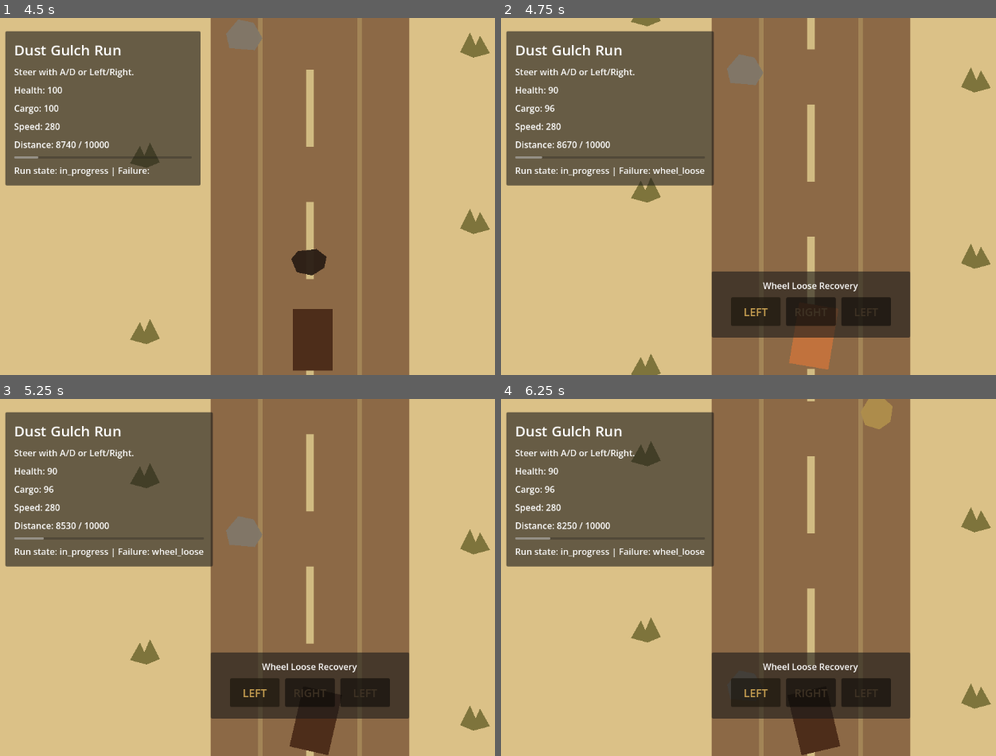
Above: before the commit, frames 1-4 (two rows, left to right).
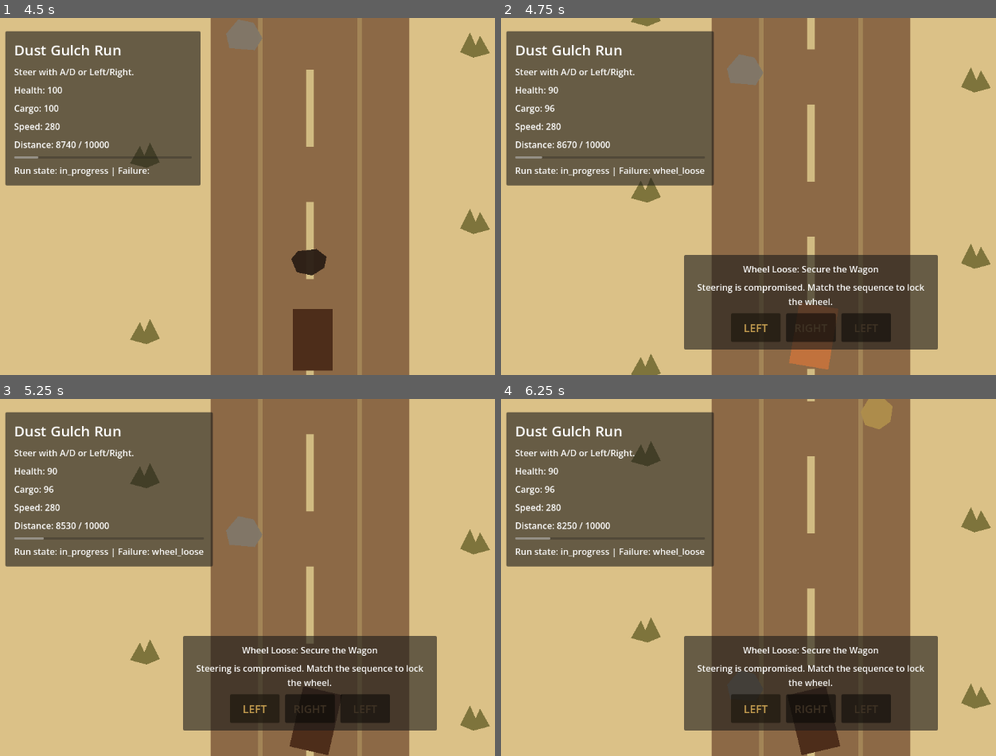
Above: after the commit, the same moments.

Repository: bbenefield89/The-Last-Delivery-to-Dust-Gulch
Game: Godot game, scene res://Scenes/AppRoot/AppRoot.tscn
The game is run twice, just before and just after one commit, with the same random seed, the same clock (stepped at 60 frames per second) and the same inputs.
Inputs (mouse positions are in pixels of both pictures, inside the frame that each line leads up to):
- Up to frame 1 (4.5 s): tap Enter at 0.5 s; move the mouse to (450, 178) at 0.52 s; hold D (steer_right) 0.53-1.25 s; hold Shift 0.53-1.25 s; click (450, 178) at 0.67 s; drag from (183, 214) to (277, 267) at 1.27 s; move the mouse to (371, 117) at 2.02 s; hold D (steer_right) 2.03-2.75 s; tap Ctrl at 2.1 s; drag from (277, 267) to (118, 142) at 2.77 s; move the mouse to (outside the picture) at 3.52 s; hold A (steer_left) 3.53-4.25 s; tap Delete at 3.6 s; drag from (118, 142) to (212, 107) at 4.27 s
- Up to frame 2 (4.75 s): no input
- Up to frame 3 (5.25 s): move the mouse to (341, 577) at 5.02 s; hold S from 5.03 s (still down); tap Enter at 5.1 s; click (341, 577) at 5.17 s
- Up to frame 4 (6.25 s): release S at 5.75 s; drag from (713, 488) to (684, 595) at 5.77 s

Frame 1 is identical in both runs. In frame 2, 9.0% of the frame differs, in the area x 36-89%, y 66-93%; in frame 3, 8.7%; in frame 4, 8.7%.

Commit message:
feat(ui): refine recovery prompt layout

Diff:
--- a/Scenes/RunScene/RunScene.tscn
+++ b/Scenes/RunScene/RunScene.tscn
@@ -116,10 +116,10 @@
 anchors_preset = 10
 anchor_left = 0.5
 anchor_right = 0.5
-offset_left = -180.0
-offset_top = 460.0
-offset_right = 180.0
-offset_bottom = 580.0
+offset_left = -230.0
+offset_top = 430.0
+offset_right = 230.0
+offset_bottom = 590.0
 grow_horizontal = 2
 
 [node name="RecoveryPanel" type="PanelContainer" parent="RecoveryLayer/RecoveryMargin"]
@@ -143,6 +143,13 @@
 horizontal_alignment = 1
 text = "Stabilize the Wagon"
 
+[node name="RecoveryHint" type="Label" parent="RecoveryLayer/RecoveryMargin/RecoveryPanel/RecoveryPadding/RecoveryVBox"]
+unique_name_in_owner = true
+layout_mode = 2
+horizontal_alignment = 1
+autowrap_mode = 2
+text = "Follow the prompts left to right."
+
 [node name="RecoverySteps" type="HBoxContainer" parent="RecoveryLayer/RecoveryMargin/RecoveryPanel/RecoveryPadding/RecoveryVBox"]
 unique_name_in_owner = true
 layout_mode = 2
--- a/Scenes/RunScene/run_scene.gd
+++ b/Scenes/RunScene/run_scene.gd
@@ -87,6 +87,7 @@
 @onready var _outcome_label: Label = %OutcomeLabel
 @onready var _recovery_panel: PanelContainer = %RecoveryPanel
 @onready var _recovery_title: Label = %RecoveryTitle
+@onready var _recovery_hint: Label = %RecoveryHint
 @onready var _recovery_steps: HBoxContainer = %RecoverySteps
 
 
@@ -194,7 +195,7 @@
 
 
 func _refresh_recovery_prompt() -> void:
-	if _recovery_panel == null or _recovery_steps == null or _recovery_title == null:
+	if _recovery_panel == null or _recovery_steps == null or _recovery_title == null or _recovery_hint == null:
 		return
 	if _run_state == null:
 		_recovery_panel.visible = false
@@ -211,11 +212,10 @@
 		child.queue_free()
 
 	_recovery_title.text = _get_recovery_title(_run_state.active_failure)
+	_recovery_hint.text = _get_recovery_hint(_run_state.active_failure)
 
 	for i in range(_run_state.recovery_sequence.size()):
 		_recovery_steps.add_child(_build_recovery_step(i))
-
-
 func _update_wagon_visual() -> void:
 	if _wagon == null or _run_state == null:
 		return
@@ -475,11 +475,21 @@
 func _get_recovery_title(failure_type: StringName) -> String:
 	match failure_type:
 		&"wheel_loose":
-			return "Wheel Loose Recovery"
+			return "Wheel Loose: Secure the Wagon"
 		&"horse_panic":
-			return "Calm the Horses"
+			return "Horse Panic: Calm the Team"
 		_:
 			return "Recovery"
+
+
+func _get_recovery_hint(failure_type: StringName) -> String:
+	match failure_type:
+		&"wheel_loose":
+			return "Steering is compromised. Match the sequence to lock the wheel."
+		&"horse_panic":
+			return "The wagon is swerving. Complete the full left-right pattern."
+		_:
+			return "Follow the prompts left to right."
 
 
 func _apply_recovery_failure_penalty() -> void:
--- a/Tests/Unit/test_run_scene.gd
+++ b/Tests/Unit/test_run_scene.gd
@@ -550,7 +550,7 @@
 	var recovery_steps: HBoxContainer = scene.get_node("%RecoverySteps")
 	scene._refresh_recovery_prompt()
 
-	assert_eq(recovery_title.text, "Calm the Horses")
+	assert_eq(recovery_title.text, "Horse Panic: Calm the Team")
 	assert_eq(recovery_steps.get_child_count(), 4)
 	assert_eq((recovery_steps.get_child(0).get_child(0) as Label).text, "LEFT")
 	assert_eq((recovery_steps.get_child(1).get_child(0) as Label).text, "RIGHT")
@@ -731,3 +731,43 @@
 	assert_eq(state.temporary_control_instability_remaining, 0.0)
 	assert_almost_eq(lateral_after - lateral_before, 0.0, 0.01)
 	assert_eq(wagon.rotation, 0.0)
+
+
+func test_recovery_panel_title_shows_active_failure_warning() -> void:
+	var scene = RUN_SCENE.instantiate()
+	add_child_autofree(scene)
+	await wait_process_frames(1)
+
+	var state := RunStateType.new()
+	state.start_failure(&"wheel_loose", &"rock")
+	scene.setup(state)
+	scene._advance_failure_triggers(0.0)
+	scene._refresh_recovery_prompt()
+
+	var recovery_title: Label = scene.get_node("%RecoveryTitle")
+	var recovery_hint: Label = scene.get_node("%RecoveryHint")
+	assert_string_contains(recovery_title.text, "Wheel Loose")
+	assert_string_contains(recovery_hint.text, "lock the wheel")
+
+
+func test_no_persistent_failure_banner_exists_in_scene() -> void:
+	var scene = RUN_SCENE.instantiate()
+	add_child_autofree(scene)
+	await wait_process_frames(1)
+
+	assert_false(scene.has_node("%FailureBanner"))
+
+
+func test_recovery_hint_matches_active_failure_type() -> void:
+	var scene = RUN_SCENE.instantiate()
+	add_child_autofree(scene)
+	await wait_process_frames(1)
+
+	var state := RunStateType.new()
+	state.start_failure(&"horse_panic", &"tumbleweed")
+	scene.setup(state)
+	scene._advance_failure_triggers(0.0)
+	scene._refresh_recovery_prompt()
+
+	var recovery_hint: Label = scene.get_node("%RecoveryHint")
+	assert_string_contains(recovery_hint.text, "left-right pattern")
Not shown, changed: kanban_tasks_data.kanban
